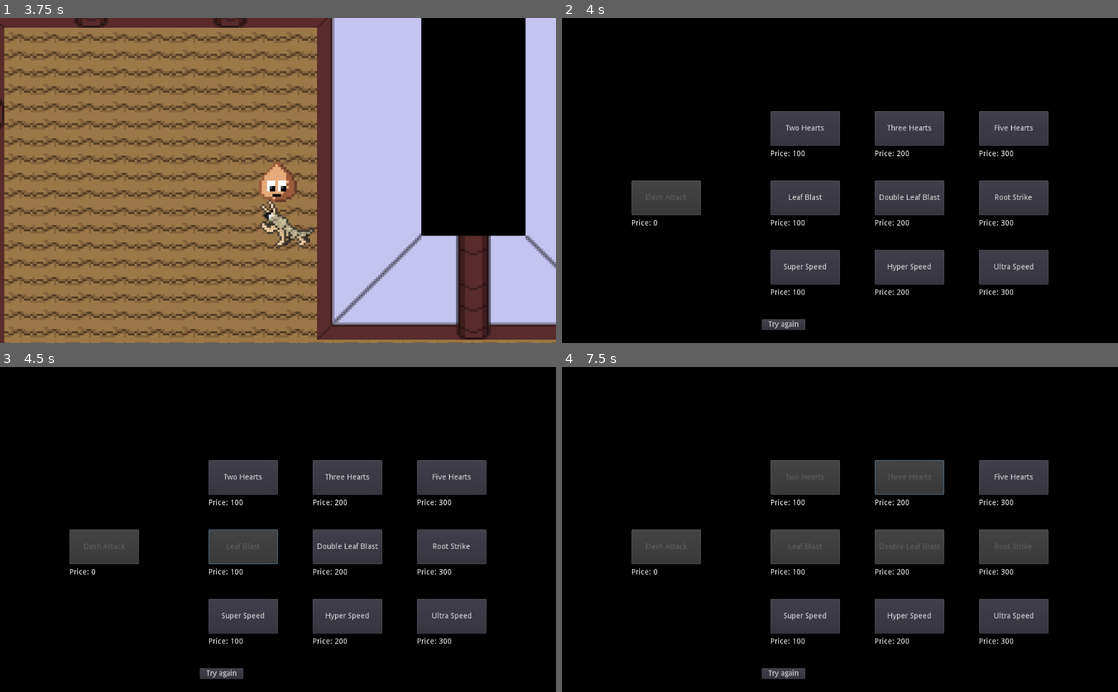
Above: before the commit, frames 1-4 (two rows, left to right).
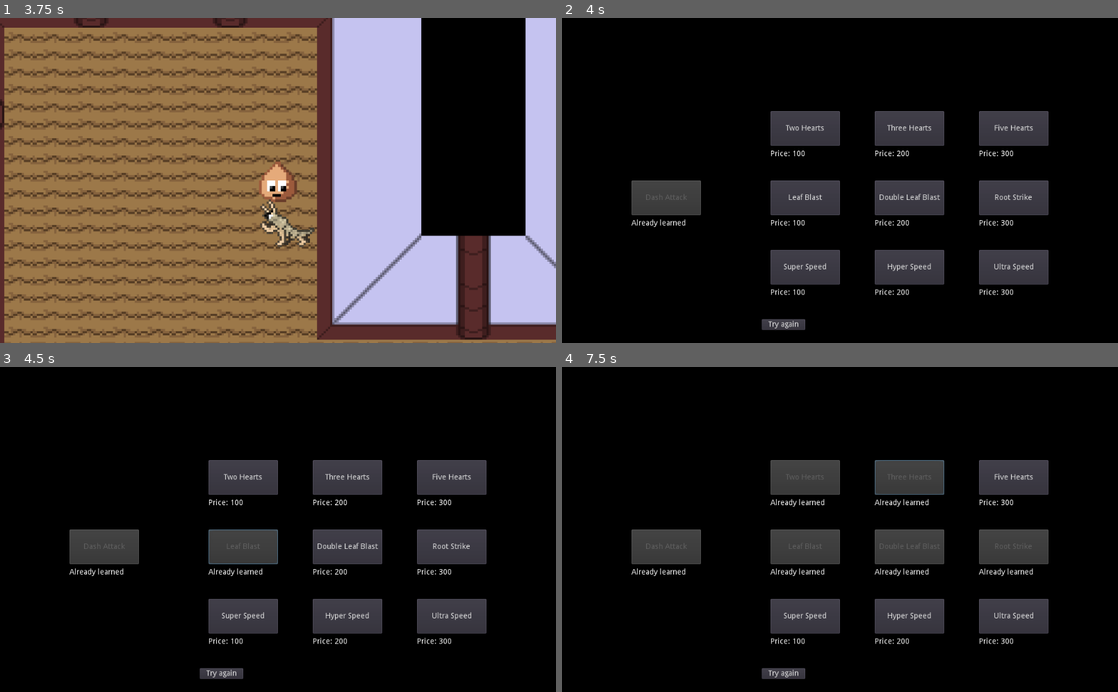
Above: after the commit, the same moments.

Repository: NicoheroesDX/growup
Game: Godot game, scene res://src/Main.tscn
Two runs of this game, one before a commit and one after it. Both use one fixed random seed, a clock stepped at 60 frames per second and the inputs below.
Inputs:
- Up to frame 1 (3.75 s): hold D (growup_right) 0.53-1.28 s; hold S (growup_down) 1.28-2.03 s; hold D (growup_right) 2.03-2.78 s; hold Ctrl (growup_dash) 2.78-3.53 s; hold A (growup_left) from 3.53 s (still down)
- Up to frame 2 (4 s): keep holding A (growup_left)
- Up to frame 3 (4.5 s): release A (growup_left) at 4.25 s; click "Leaf Blast" at 4.25 s
- Up to frame 4 (7.5 s): click "Double Leaf Blast" at 5 s; click "Root Strike" at 5.75 s; click "Two Hearts" at 6.5 s; click "Three Hearts" at 7.25 s

Frame 1 is identical in both runs. In frame 2, 0.1% of the frame differs, in the area x 12-23%, y 61-65%; in frame 3, 0.2%; in frame 4, 0.6%, in the area x 12-85%, y 40-65%.

Commit message:
Made abilites learnable

Diff:
--- a/src/transitions/GameOver.gd
+++ b/src/transitions/GameOver.gd
@@ -39,28 +39,7 @@
 
 onready var deathSound = get_node("DeathSound")
 
-func _ready():
-	if PlayerVariables.learnedMoves.has(MOVE.DASH_MOVE):
-		buttonAbilityDash.disabled = true;
-	if PlayerVariables.learnedMoves.has(MOVE.LEAF_BLAST):
-		buttonAbilityLeaf1.disabled = true;
-	if PlayerVariables.learnedMoves.has(MOVE.DOUBLE_LEAF_BLAST):
-		buttonAbilityLeaf2.disabled = true;
-	if PlayerVariables.learnedMoves.has(MOVE.ROOT_SLASH):
-		buttonAbilityRoot.disabled = true;
-	if PlayerVariables.learnedMoves.has(MOVE.TWO_LIFE):
-		buttonAbilityHeart1.disabled = true;
-	if PlayerVariables.learnedMoves.has(MOVE.THREE_LIFE):
-		buttonAbilityHeart2.disabled = true;
-	if PlayerVariables.learnedMoves.has(MOVE.FIVE_LIFE):
-		buttonAbilityHeart3.disabled = true;
-	if PlayerVariables.learnedMoves.has(MOVE.SPEED_TWO):
-		buttonAbilitySpeed1.disabled = true;
-	if PlayerVariables.learnedMoves.has(MOVE.SPEED_FOUR):
-		buttonAbilitySpeed2.disabled = true;
-	if PlayerVariables.learnedMoves.has(MOVE.SPEED_SIX):
-		buttonAbilitySpeed3.disabled = true;
-
+func refresh_screen():
 	labelDash.text = "Price: " + str(priceAbilityDash)
 	labelLeaf1.text = "Price: " + str(priceAbilityLeaf1)
 	labelLeaf2.text = "Price: " + str(priceAbilityLeaf2)
@@ -72,6 +51,40 @@
 	labelSpeed2.text = "Price: " + str(priceAbilitySpeed2)
 	labelSpeed3.text = "Price: " + str(priceAbilitySpeed3)
 
+	if PlayerVariables.learnedMoves.has(MOVE.DASH_MOVE):
+		labelDash.text = "Already learned"
+		buttonAbilityDash.disabled = true;
+	if PlayerVariables.learnedMoves.has(MOVE.LEAF_BLAST):
+		labelLeaf1.text = "Already learned"
+		buttonAbilityLeaf1.disabled = true;
+	if PlayerVariables.learnedMoves.has(MOVE.DOUBLE_LEAF_BLAST):
+		labelLeaf2.text = "Already learned"
+		buttonAbilityLeaf2.disabled = true;
+	if PlayerVariables.learnedMoves.has(MOVE.ROOT_SLASH):
+		labelRoot.text = "Already learned"
+		buttonAbilityRoot.disabled = true;
+	if PlayerVariables.learnedMoves.has(MOVE.TWO_LIFE):
+		labelHeart1.text = "Already learned"
+		buttonAbilityHeart1.disabled = true;
+	if PlayerVariables.learnedMoves.has(MOVE.THREE_LIFE):
+		labelHeart2.text = "Already learned"
+		buttonAbilityHeart2.disabled = true;
+	if PlayerVariables.learnedMoves.has(MOVE.FIVE_LIFE):
+		labelHeart3.text = "Already learned"
+		buttonAbilityHeart3.disabled = true;
+	if PlayerVariables.learnedMoves.has(MOVE.SPEED_TWO):
+		labelSpeed1.text = "Already learned"
+		buttonAbilitySpeed1.disabled = true;
+	if PlayerVariables.learnedMoves.has(MOVE.SPEED_FOUR):
+		labelSpeed2.text = "Already learned"
+		buttonAbilitySpeed2.disabled = true;
+	if PlayerVariables.learnedMoves.has(MOVE.SPEED_SIX):
+		labelSpeed3.text = "Already learned"
+		buttonAbilitySpeed3.disabled = true;
+
+func _ready():
+	refresh_screen()
+
 func _on_Button_pressed():
 	Global.changeScene("res://src/levels/Level0.tscn")
 
@@ -82,48 +95,58 @@
 	if !PlayerVariables.learnedMoves.has(MOVE.DASH_MOVE):
 		PlayerVariables.learnMove(MOVE.DASH_MOVE)
 		buttonAbilityDash.disabled = true;
+	refresh_screen()
 
 func _on_AbilityLeaf1_pressed():
 	if !PlayerVariables.learnedMoves.has(MOVE.LEAF_BLAST):
 		PlayerVariables.learnMove(MOVE.LEAF_BLAST)
 		buttonAbilityLeaf1.disabled = true;
+	refresh_screen()
 
 func _on_AbilityLeaf2_pressed():
 	if !PlayerVariables.learnedMoves.has(MOVE.DOUBLE_LEAF_BLAST):
 		PlayerVariables.learnMove(MOVE.DOUBLE_LEAF_BLAST)
 		buttonAbilityLeaf2.disabled = true;
+	refresh_screen()
 
 func _on_AbilityRoot_pressed():
 	if !PlayerVariables.learnedMoves.has(MOVE.ROOT_SLASH):
 		PlayerVariables.learnMove(MOVE.ROOT_SLASH)
 		buttonAbilityRoot.disabled = true;
+	refresh_screen()
 
 func _on_AbilityHeart1_pressed():
 	if !PlayerVariables.learnedMoves.has(MOVE.TWO_LIFE):
 		PlayerVariables.learnMove(MOVE.TWO_LIFE)
 		buttonAbilityHeart1.disabled = true;
+	refresh_screen()
 
 func _on_AbilityHeart2_pressed():
 	if !PlayerVariables.learnedMoves.has(MOVE.THREE_LIFE):
 		PlayerVariables.learnMove(MOVE.THREE_LIFE)
 		buttonAbilityHeart2.disabled = true;
+	refresh_screen()
 
 func _on_AbilityHeart3_pressed():
 	if !PlayerVariables.learnedMoves.has(MOVE.FIVE_LIFE):
 		PlayerVariables.learnMove(MOVE.FIVE_LIFE)
 		buttonAbilityHeart3.disabled = true;
+	refresh_screen()
 
 func _on_AbilitySpeed1_pressed():
 	if !PlayerVariables.learnedMoves.has(MOVE.SPEED_TWO):
 		PlayerVariables.learnMove(MOVE.SPEED_TWO)
 		buttonAbilitySpeed1.disabled = true;
+	refresh_screen()
 
 func _on_AbilitySpeed2_pressed():
 	if !PlayerVariables.learnedMoves.has(MOVE.SPEED_FOUR):
 		PlayerVariables.learnMove(MOVE.SPEED_FOUR)
 		buttonAbilitySpeed2.disabled = true;
+	refresh_screen()
 
 func _on_AbilitySpeed3_pressed():
 	if !PlayerVariables.learnedMoves.has(MOVE.SPEED_SIX):
 		PlayerVariables.learnMove(MOVE.SPEED_SIX)
 		buttonAbilitySpeed3.disabled = true;
+	refresh_screen()
